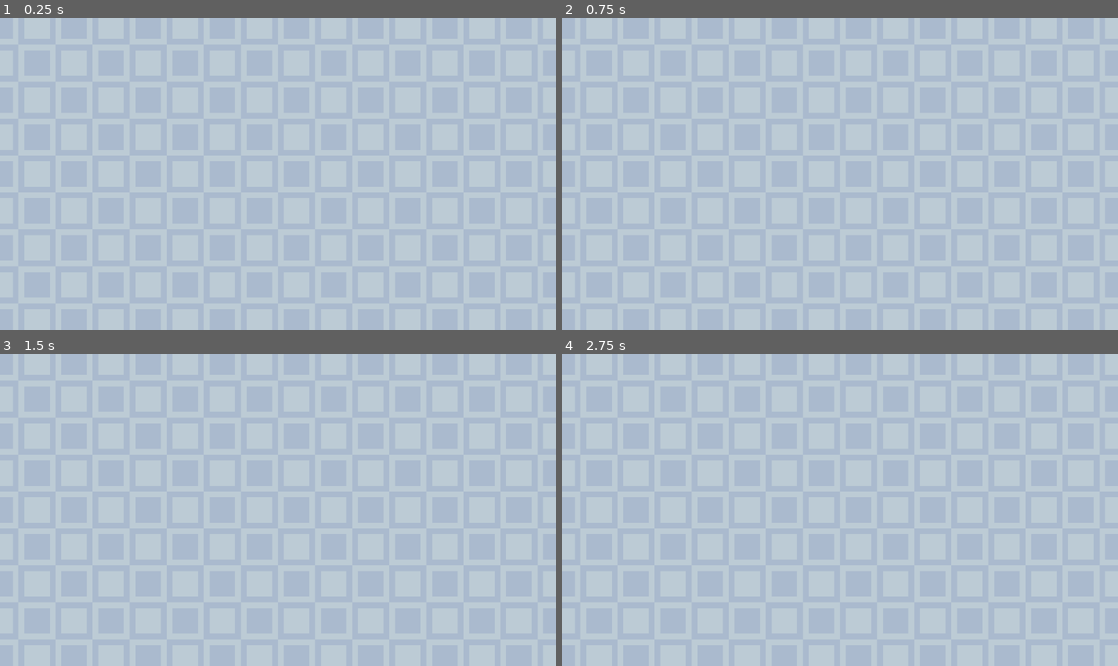
Above: before the commit, frames 1-4 (two rows, left to right).
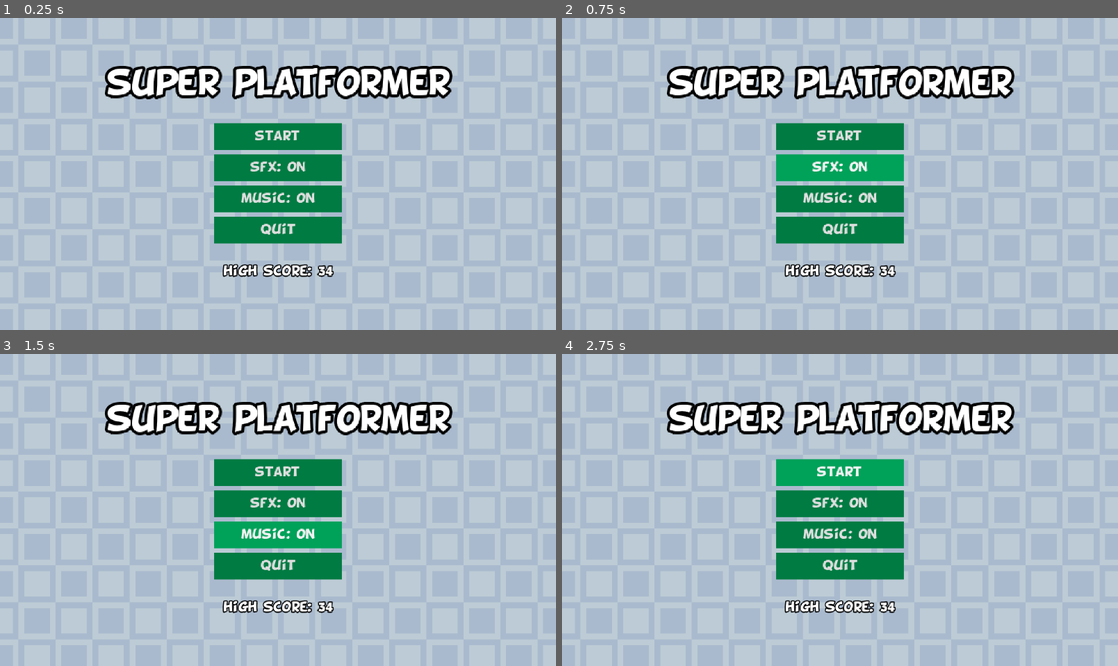
Above: after the commit, the same moments.

Repository: WMinerva/2D-platformer
Game: Godot game, scene res://scenes/ui/main.tscn
The game is run twice, just before and just after one commit, with the same random seed, the same clock (stepped at 60 frames per second) and the same inputs.
Inputs (mouse positions are in pixels of both pictures, inside the frame that each line leads up to):
- Up to frame 1 (0.25 s): no input
- Up to frame 2 (0.75 s): click (840, 167) at 0.5 s, where only the run after the commit has a clickable "sfx: on"
- Up to frame 3 (1.5 s): click (278, 534) at 1.25 s, where only the run after the commit has a clickable "music: on"
- Up to frame 4 (2.75 s): click (840, 472) at 2 s, where only the run after the commit has a clickable "start"

The runs differ from the first frame. In frame 1, 14% of the frame differs, in the area x 18-82%, y 14-84%; in frame 2, 14%; in frame 3, 14%; in frame 4, 14%.

Commit message:
main & end screen

Diff:
--- a/project.godot
+++ b/project.godot
@@ -22,6 +22,10 @@
 window/size/window_width_override=1280
 window/size/window_height_override=720
 window/stretch/mode="canvas_items"
+
+[gui]
+
+theme/custom="uid://dkpi4dbeyljeo"
 
 [input]
 
--- /dev/null
+++ b/resources/platform.tres
@@ -0,0 +1,46 @@
+[gd_resource type="Theme" format=3 uid="uid://dkpi4dbeyljeo"]
+
+[ext_resource type="FontFile" uid="uid://c08uejtseeuk1" path="res://assets/fonts/BD_Cartoon_Shout.ttf" id="1_byysi"]
+[ext_resource type="Texture2D" uid="uid://d13gpqp87w6i" path="res://assets/sprites/ui/button-highlight.png" id="2_mfv3d"]
+[ext_resource type="Texture2D" uid="uid://cr8iuliwc7mwb" path="res://assets/sprites/ui/button-normal.png" id="3_2mc7d"]
+
+[sub_resource type="StyleBoxTexture" id="StyleBoxTexture_t31is"]
+texture = ExtResource("2_mfv3d")
+texture_margin_left = 5.0
+texture_margin_top = 5.0
+texture_margin_right = 5.0
+texture_margin_bottom = 5.0
+
+[sub_resource type="StyleBoxTexture" id="StyleBoxTexture_1b6rf"]
+texture = ExtResource("2_mfv3d")
+texture_margin_left = 5.0
+texture_margin_top = 5.0
+texture_margin_right = 5.0
+texture_margin_bottom = 5.0
+
+[sub_resource type="StyleBoxTexture" id="StyleBoxTexture_g5l1m"]
+texture = ExtResource("3_2mc7d")
+texture_margin_left = 5.0
+texture_margin_top = 5.0
+texture_margin_right = 5.0
+texture_margin_bottom = 5.0
+
+[sub_resource type="StyleBoxTexture" id="StyleBoxTexture_co6h6"]
+texture = ExtResource("2_mfv3d")
+texture_margin_left = 5.0
+texture_margin_top = 5.0
+texture_margin_right = 5.0
+texture_margin_bottom = 5.0
+
+[resource]
+Button/font_sizes/font_size = 10
+Button/fonts/font = ExtResource("1_byysi")
+Button/styles/focus = SubResource("StyleBoxTexture_t31is")
+Button/styles/hover = SubResource("StyleBoxTexture_1b6rf")
+Button/styles/normal = SubResource("StyleBoxTexture_g5l1m")
+Button/styles/pressed = SubResource("StyleBoxTexture_co6h6")
+HeaderLarge/constants/outline_size = 10
+HeaderLarge/font_sizes/font_size = 25
+Label/constants/outline_size = 4
+Label/font_sizes/font_size = 10
+Label/fonts/font = ExtResource("1_byysi")
--- /dev/null
+++ b/scenes/ui/end_screen.tscn
@@ -0,0 +1,62 @@
+[gd_scene format=3 uid="uid://bpscall1nubaa"]
+
+[ext_resource type="Texture2D" uid="uid://dirx0udqknego" path="res://assets/sprites/ui/background.png" id="1_4ttpn"]
+
+[node name="EndScreen" type="Control" unique_id=708624256]
+layout_mode = 3
+anchors_preset = 15
+anchor_right = 1.0
+anchor_bottom = 1.0
+grow_horizontal = 2
+grow_vertical = 2
+
+[node name="TextureRect" type="TextureRect" parent="." unique_id=769702968]
+layout_mode = 1
+anchors_preset = 15
+anchor_right = 1.0
+anchor_bottom = 1.0
+grow_horizontal = 2
+grow_vertical = 2
+texture = ExtResource("1_4ttpn")
+
+[node name="PanelContainer" type="PanelContainer" parent="." unique_id=1186569763]
+layout_mode = 1
+anchors_preset = 8
+anchor_left = 0.5
+anchor_top = 0.5
+anchor_right = 0.5
+anchor_bottom = 0.5
+offset_left = -20.0
+offset_top = -20.0
+offset_right = 20.0
+offset_bottom = 20.0
+grow_horizontal = 2
+grow_vertical = 2
+
+[node name="MarginContainer" type="MarginContainer" parent="PanelContainer" unique_id=983411803]
+layout_mode = 2
+size_flags_horizontal = 4
+theme_override_constants/margin_left = 10
+theme_override_constants/margin_top = 10
+theme_override_constants/margin_right = 10
+theme_override_constants/margin_bottom = 10
+
+[node name="VBoxContainer" type="VBoxContainer" parent="PanelContainer/MarginContainer" unique_id=1860978723]
+layout_mode = 2
+theme_override_constants/separation = 5
+
+[node name="Congratulation" type="Label" parent="PanelContainer/MarginContainer/VBoxContainer" unique_id=885873002]
+layout_mode = 2
+theme_type_variation = &"HeaderLarge"
+text = "congratulations!"
+
+[node name="Score" type="Label" parent="PanelContainer/MarginContainer/VBoxContainer" unique_id=147233547]
+layout_mode = 2
+text = "your score: 23"
+horizontal_alignment = 1
+
+[node name="Return" type="Button" parent="PanelContainer/MarginContainer/VBoxContainer" unique_id=1726867470]
+custom_minimum_size = Vector2(100, 0)
+layout_mode = 2
+size_flags_horizontal = 4
+text = "go back"
--- a/scenes/ui/main.tscn
+++ b/scenes/ui/main.tscn
@@ -18,3 +18,60 @@
 grow_horizontal = 2
 grow_vertical = 2
 texture = ExtResource("1_0ay0p")
+
+[node name="VBoxContainer" type="VBoxContainer" parent="." unique_id=735932265]
+layout_mode = 1
+anchors_preset = 8
+anchor_left = 0.5
+anchor_top = 0.5
+anchor_right = 0.5
+anchor_bottom = 0.5
+offset_left = -20.0
+offset_top = -20.0
+offset_right = 20.0
+offset_bottom = 20.0
+grow_horizontal = 2
+grow_vertical = 2
+
+[node name="Tittle" type="Label" parent="VBoxContainer" unique_id=1154562169]
+layout_mode = 2
+theme_type_variation = &"HeaderLarge"
+text = "super platformer"
+
+[node name="Separator" type="Control" parent="VBoxContainer" unique_id=1344060613]
+custom_minimum_size = Vector2(0, 10)
+layout_mode = 2
+
+[node name="Start" type="Button" parent="VBoxContainer" unique_id=1592066758]
+custom_minimum_size = Vector2(110, 0)
+layout_mode = 2
+size_flags_horizontal = 4
+text = "start"
+
+[node name="SFX" type="Button" parent="VBoxContainer" unique_id=679928779]
+custom_minimum_size = Vector2(110, 0)
+layout_mode = 2
+size_flags_horizontal = 4
+text = "sfx: on"
+
+[node name="Music" type="Button" parent="VBoxContainer" unique_id=1125521523]
+custom_minimum_size = Vector2(110, 0)
+layout_mode = 2
+size_flags_horizontal = 4
+text = "music: on"
+
+[node name="Quit" type="Button" parent="VBoxContainer" unique_id=1622819145]
+custom_minimum_size = Vector2(110, 0)
+layout_mode = 2
+size_flags_horizontal = 4
+text = "quit
+"
+
+[node name="Separator2" type="Control" parent="VBoxContainer" unique_id=202689456]
+custom_minimum_size = Vector2(0, 10)
+layout_mode = 2
+
+[node name="HighScore" type="Label" parent="VBoxContainer" unique_id=96300332]
+layout_mode = 2
+text = "high score: 34"
+horizontal_alignment = 1
